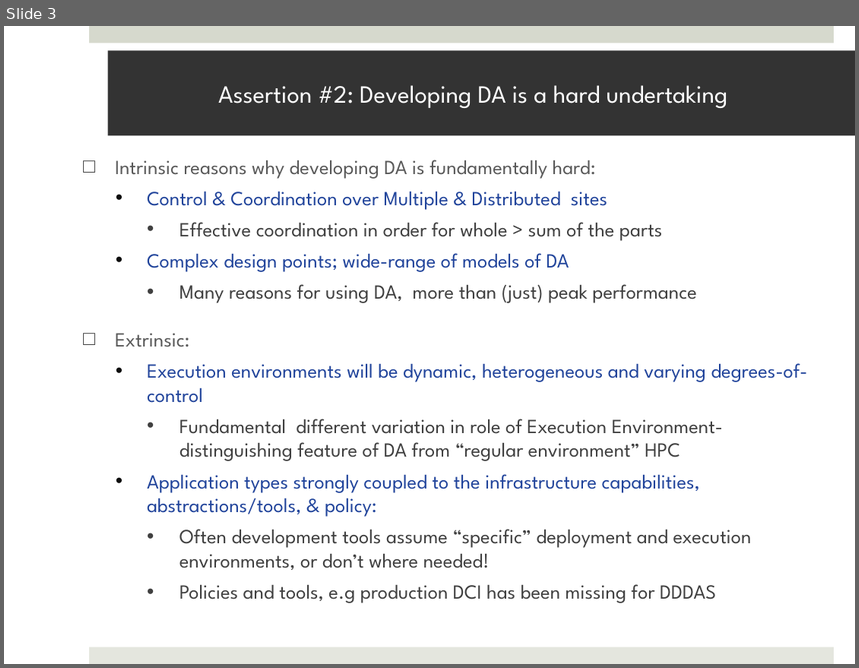
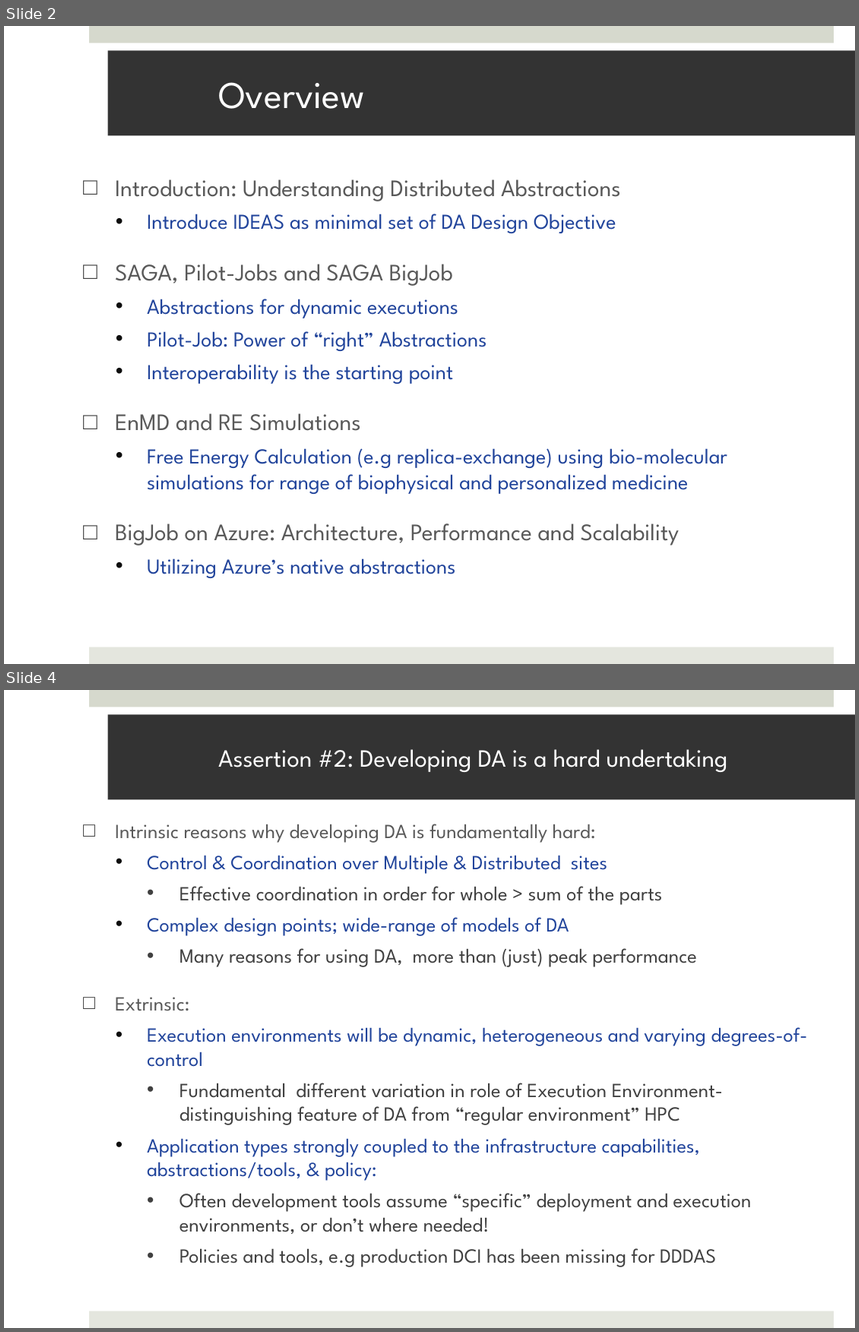
Before and after one commit to saga-project/saga-cpp-legacy-projects, a slide deck: papers/cloudcom10/presentation/saga-azure-cloudcom10.pptx. Shown one above the other, each under a label of ours: slide 3 before the commit, slides 2 and 4 after it; the slides between them are not shown. The pictures are 859x668 and 859x1332 pixels, drawn with LibreOffice and Linux fonts; fonts in the diff are those of the drawing. Boxes give left, top, right and bottom in pixels: in the first picture for what was removed or moved away, otherwise in the second. Text is boxed around its words. In the diff, an @@ line names an element or a change of style, - is before the commit and + after.

```diff
--- a/papers/cloudcom10/presentation/saga-azure-cloudcom10.pptx
+++ b/papers/cloudcom10/presentation/saga-azure-cloudcom10.pptx
@@ slide 2 added at [4,26,855,664], background #FFFFFF; not listed: 2 template elements that a slide beside it also shows @@
@@ title added at [108,50,855,135], fill #333333, 32 pt, text #FFFFFF @@
+Overview
@@ text added at [115,180,728,579], 18 pt, text #21449B @@
+□ Introduction: Understanding Distributed Abstractions
+  • Introduce IDEAS as minimal set of DA Design Objective
+□ SAGA, Pilot-Jobs and SAGA BigJob
+  • Abstractions for dynamic executions
+  • Pilot-Job: Power of “right” Abstractions
+  • Interoperability is the starting point
+□ EnMD and RE Simulations
+  • Free Energy Calculation (e.g replica-exchange) using bio-molecular simulations for range of biophysical and personalized medicine
+□ BigJob on Azure: Architecture, Performance and Scalability
+  • Utilizing Azure’s native abstractions
@@ what was slide 3 is now slide 4 @@
```
Also in this commit, not shown: 5 slides changed, 1 other slide added, 1 slide removed.
